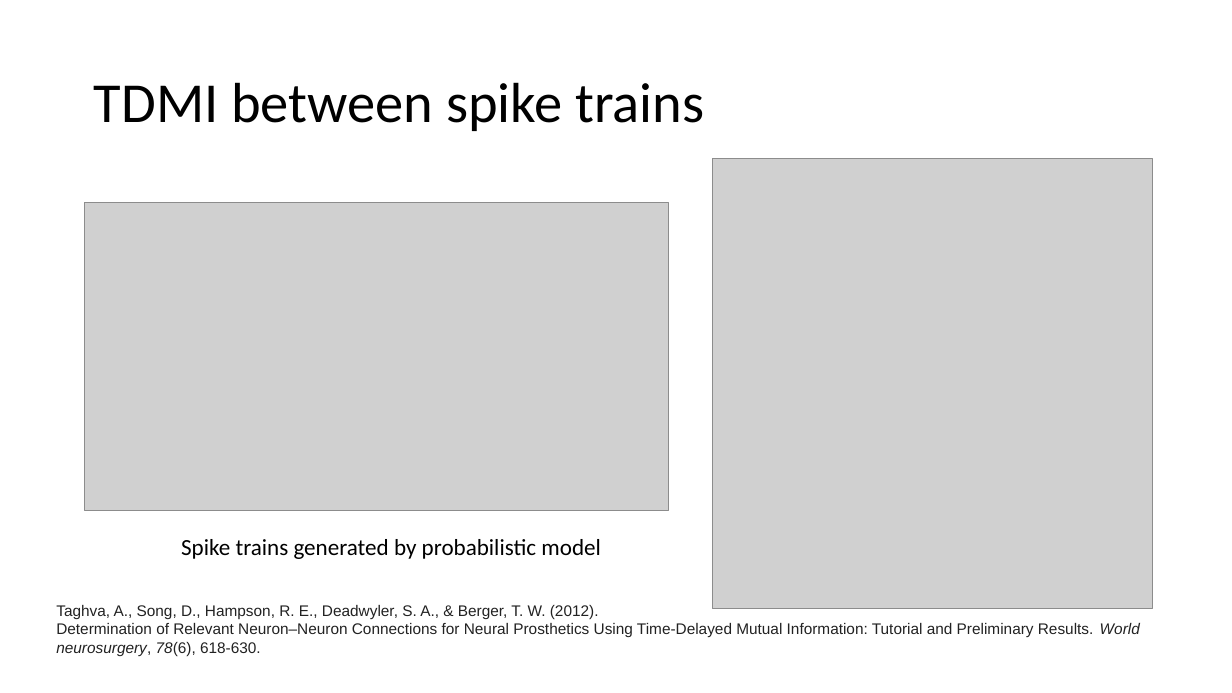
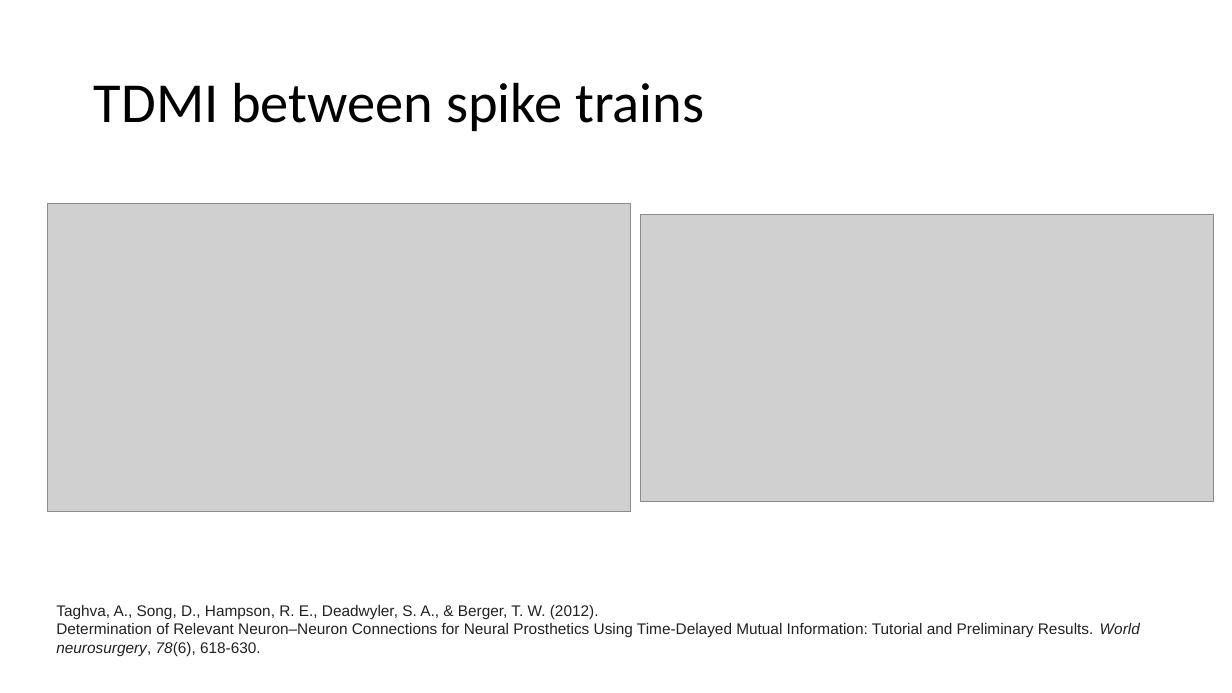
Before and after one commit to NeoNeuron/IF-neuronal-network, a slide deck: slide 2 of reports/Mar07/Q&A.pptx. Drawn at 1232x693 pixels with LibreOffice and Linux fonts; fonts in the diff are those of the drawing; grey boxes stand for pictures. Boxes give left, top, right and bottom in pixels: in the first picture for what was removed or moved away, otherwise in the second. Text is boxed around its words. In the diff, an @@ line names an element or a change of style, - is before the commit and + after.

```diff
--- a/reports/Mar07/Q&A.pptx
+++ b/reports/Mar07/Q&A.pptx
@@ picture: place and size @@
-picture at box(85, 202, 668, 511)
+picture at box(47, 203, 630, 512)
@@ picture: place and size @@
-picture at box(713, 159, 1153, 609)
+picture at box(640, 214, 1214, 501)
@@ text removed at box(181, 539, 601, 559) @@
-Spike trains generated by probabilistic model
```
Also in this commit, not shown: 2 slides added, 2 slides removed.
